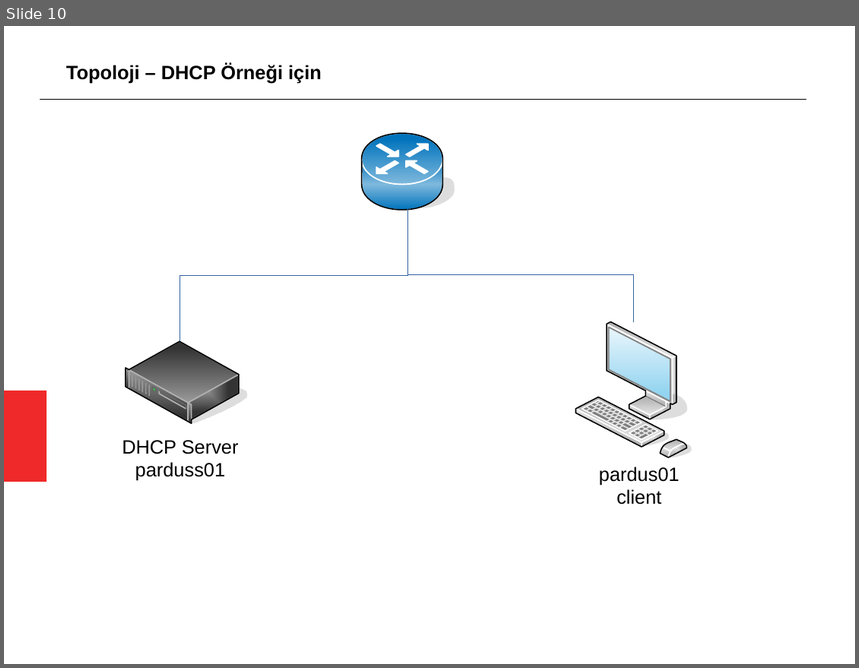
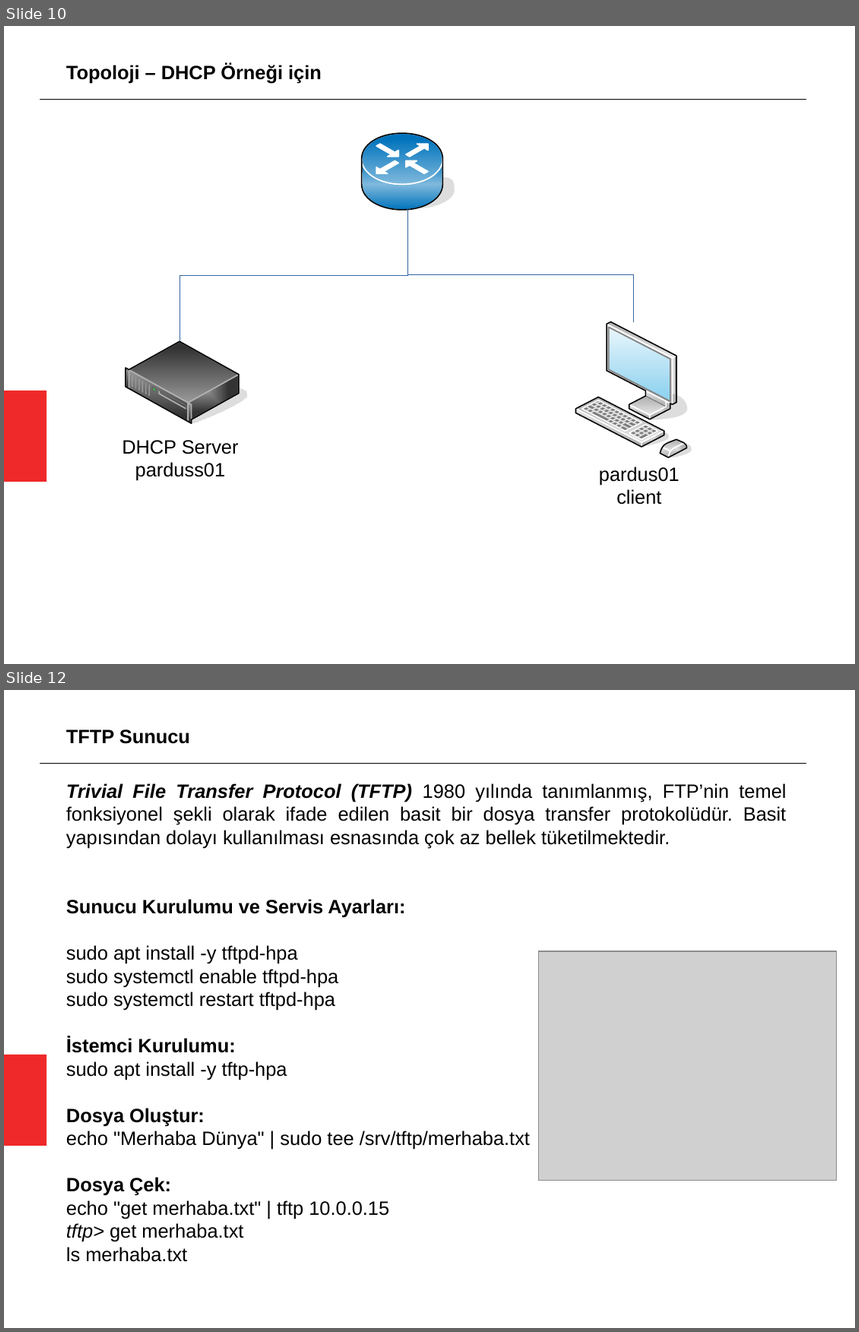
Before and after one commit to aciklab/oyyk18-sysadm, a slide deck: sunumlar/dhcp.odp. Shown one above the other, each under a label of ours: slide 10 before the commit, slides 10 and 12 after it; the slides between them are not shown. The pictures are 859x668 and 859x1332 pixels, drawn with LibreOffice and Linux fonts; fonts in the diff are those of the drawing; grey boxes stand for pictures. Boxes give left, top, right and bottom in pixels: in the first picture for what was removed or moved away, otherwise in the second. Text is boxed around its words. In the diff, an @@ line names an element or a change of style, - is before the commit and + after.

```diff
--- a/sunumlar/dhcp.odp
+++ b/sunumlar/dhcp.odp
@@ slide 12 added at (4, 690, 855, 1328), background #FFFFFF; not listed: 1 template element that a slide beside it also shows @@
@@ text added at (66, 730, 190, 744), 18 pt, text #000000, bold @@
+TFTP Sunucu
@@ line added from (40, 764) to (807, 764), #000000 0 pt @@
@@ text added at (66, 783, 786, 1262), 18 pt, text #000000 @@
+Trivial File Transfer Protocol (TFTP) 1980 yılında tanımlanmış, FTP’nin temel fonksiyonel şekli olarak ifade edilen basit bir dosya transfer protokolüdür. Basit yapısından dolayı kullanılması esnasında çok az bellek tüketilmektedir.
+Sunucu Kurulumu ve Servis Ayarları:
+sudo apt install -y tftpd-hpa
+sudo systemctl enable tftpd-hpa
+sudo systemctl restart tftpd-hpa
+İstemci Kurulumu:
+sudo apt install -y tftp-hpa
+Dosya Oluştur:
+echo "Merhaba Dünya" | sudo tee /srv/tftp/merhaba.txt
+Dosya Çek:
+echo "get merhaba.txt" | tftp 10.0.0.15
+tftp> get merhaba.txt
+ls merhaba.txt
@@ picture added at (539, 952, 838, 1180) @@
```
Also in this commit, not shown: 2 slides changed.
